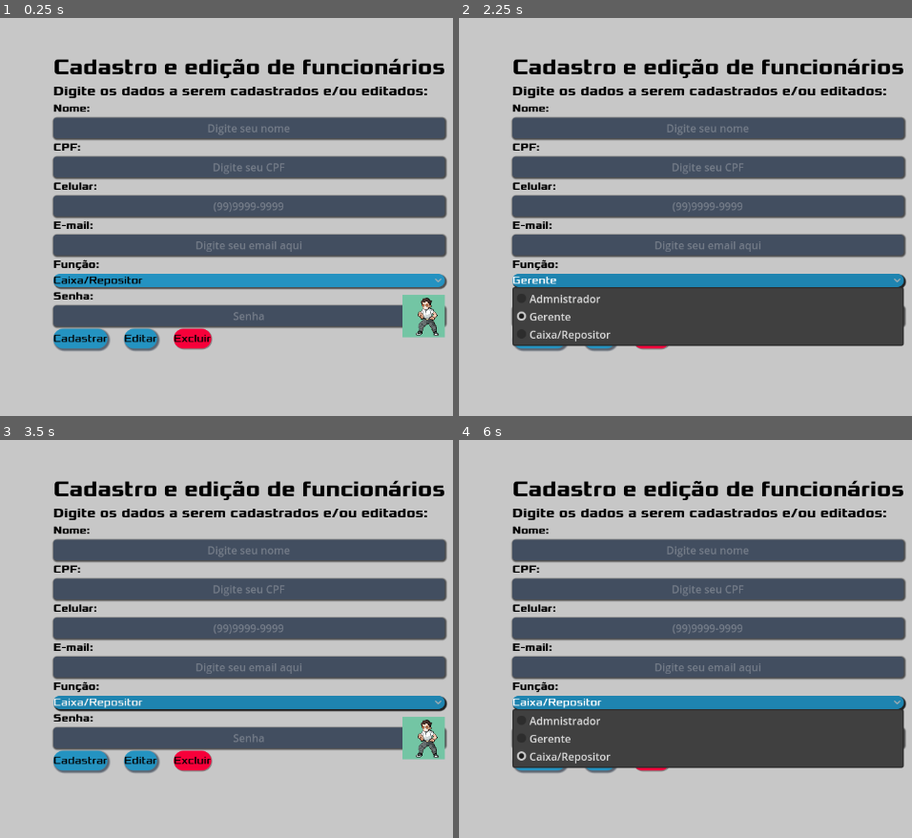
Above: before the commit, frames 1-4 (two rows, left to right).
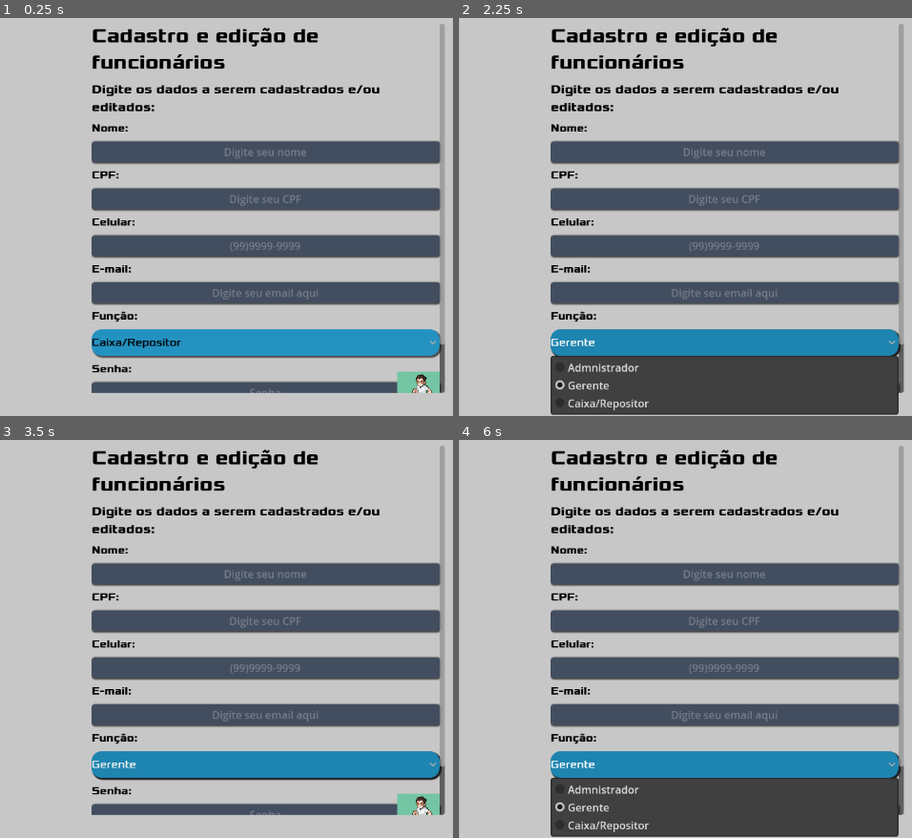
Above: after the commit, the same moments.

Repository: Jeday03/Sistema-De-Inventario-Modeladgem-De-Sistemas
Game: Godot game, scene res://Scenes/CadastroFuncionario.tscn
The game is run twice, just before and just after one commit, with the same random seed, the same clock (stepped at 60 frames per second) and the same inputs. This scene is started directly instead of the project's main scene.
Inputs (mouse positions are in pixels of both pictures, inside the frame that each line leads up to; where the layout moved, square brackets give the same spot in the first picture):
- Up to frame 1 (0.25 s): no input
- Up to frame 2 (2.25 s): click "Caixa/Repositor" at 0.5 s; click (875, 392) [884, 316] at 1.25 s; click "Gerente" at 2 s
- Up to frame 3 (3.5 s): click (81, 762) at 2.75 s, where only the run before the commit has a clickable "Cadastrar"
- Up to frame 4 (6 s): click (599, 762) at 3.5 s, where only the run before the commit has a clickable "Editar"; click (649, 762) at 4.25 s, where only the run before the commit has a clickable "Excluir"; click (536, 658) at 5 s, where only the run before the commit has a clickable "Tentar novamente"; click "Caixa/Repositor" (after the commit: "Gerente") at 5.75 s

The runs differ from the first frame. In frame 1, 43% of the frame differs, in the area x 11-99%, y 1-95%; in frame 2, 51%, in the area x 11-99%, y 1-100%; in frame 3, 43%; in frame 4, 51%.

Commit message:
Cadastro de funcionário

Diff:
--- a/stockmastergodot2/Scenes/CadastroFuncionario.tscn
+++ b/stockmastergodot2/Scenes/CadastroFuncionario.tscn
@@ -53,76 +53,82 @@
 
 [node name="MarginContainer2" type="MarginContainer" parent="HBoxContainer"]
 layout_mode = 2
-size_flags_horizontal = 6
-size_flags_vertical = 4
+size_flags_horizontal = 3
 theme_override_constants/margin_left = 20
-theme_override_constants/margin_top = 20
+theme_override_constants/margin_top = 55
 theme_override_constants/margin_right = 20
-theme_override_constants/margin_bottom = 20
-
-[node name="Formulario" type="VBoxContainer" parent="HBoxContainer/MarginContainer2"]
+theme_override_constants/margin_bottom = 35
+
+[node name="ScrollContainer" type="ScrollContainer" parent="HBoxContainer/MarginContainer2"]
+layout_mode = 2
+
+[node name="Formulario" type="VBoxContainer" parent="HBoxContainer/MarginContainer2/ScrollContainer"]
 layout_mode = 2
 size_flags_horizontal = 3
 theme = ExtResource("2_al0f7")
-
-[node name="Title" type="Label" parent="HBoxContainer/MarginContainer2/Formulario"]
-layout_mode = 2
-theme_override_colors/font_color = Color(0, 0, 0, 1)
-theme_override_font_sizes/font_size = 32
+theme_override_constants/separation = 10
+
+[node name="Title" type="Label" parent="HBoxContainer/MarginContainer2/ScrollContainer/Formulario"]
+layout_mode = 2
+theme_override_colors/font_color = Color(0, 0, 0, 1)
+theme_override_font_sizes/font_size = 30
 text = "Cadastro e edição de funcionários"
-
-[node name="Description" type="Label" parent="HBoxContainer/MarginContainer2/Formulario"]
-layout_mode = 2
-theme_override_colors/font_color = Color(0, 0, 0, 1)
-theme_override_font_sizes/font_size = 20
+autowrap_mode = 3
+
+[node name="Description" type="Label" parent="HBoxContainer/MarginContainer2/ScrollContainer/Formulario"]
+layout_mode = 2
+theme_override_colors/font_color = Color(0, 0, 0, 1)
+theme_override_font_sizes/font_size = 19
 text = "Digite os dados a serem cadastrados e/ou editados:"
-
-[node name="LabelNome" type="Label" parent="HBoxContainer/MarginContainer2/Formulario"]
+autowrap_mode = 3
+
+[node name="LabelNome" type="Label" parent="HBoxContainer/MarginContainer2/ScrollContainer/Formulario"]
 layout_mode = 2
 theme_override_colors/font_color = Color(0, 0, 0, 1)
 text = "Nome:"
 
-[node name="CampoNome" type="LineEdit" parent="HBoxContainer/MarginContainer2/Formulario"]
+[node name="CampoNome" type="LineEdit" parent="HBoxContainer/MarginContainer2/ScrollContainer/Formulario"]
 layout_mode = 2
 placeholder_text = "Digite seu nome"
 alignment = 1
 
-[node name="LabelCPF" type="Label" parent="HBoxContainer/MarginContainer2/Formulario"]
+[node name="LabelCPF" type="Label" parent="HBoxContainer/MarginContainer2/ScrollContainer/Formulario"]
 layout_mode = 2
 theme_override_colors/font_color = Color(0, 0, 0, 1)
 text = "CPF:"
 
-[node name="CampoCPF" type="LineEdit" parent="HBoxContainer/MarginContainer2/Formulario"]
+[node name="CampoCPF" type="LineEdit" parent="HBoxContainer/MarginContainer2/ScrollContainer/Formulario"]
 layout_mode = 2
 placeholder_text = "Digite seu CPF"
 alignment = 1
 
-[node name="LabelCel" type="Label" parent="HBoxContainer/MarginContainer2/Formulario"]
+[node name="LabelCel" type="Label" parent="HBoxContainer/MarginContainer2/ScrollContainer/Formulario"]
 layout_mode = 2
 theme_override_colors/font_color = Color(0, 0, 0, 1)
 text = "Celular:"
 
-[node name="CampoCel" type="LineEdit" parent="HBoxContainer/MarginContainer2/Formulario"]
+[node name="CampoCel" type="LineEdit" parent="HBoxContainer/MarginContainer2/ScrollContainer/Formulario"]
 layout_mode = 2
 placeholder_text = "(99)9999-9999"
 alignment = 1
 
-[node name="LabelEmail" type="Label" parent="HBoxContainer/MarginContainer2/Formulario"]
+[node name="LabelEmail" type="Label" parent="HBoxContainer/MarginContainer2/ScrollContainer/Formulario"]
 layout_mode = 2
 theme_override_colors/font_color = Color(0, 0, 0, 1)
 text = "E-mail:"
 
-[node name="CampoEmail" type="LineEdit" parent="HBoxContainer/MarginContainer2/Formulario"]
+[node name="CampoEmail" type="LineEdit" parent="HBoxContainer/MarginContainer2/ScrollContainer/Formulario"]
 layout_mode = 2
 placeholder_text = "Digite seu email aqui"
 alignment = 1
 
-[node name="LabelFunction" type="Label" parent="HBoxContainer/MarginContainer2/Formulario"]
+[node name="LabelFunction" type="Label" parent="HBoxContainer/MarginContainer2/ScrollContainer/Formulario"]
 layout_mode = 2
 theme_override_colors/font_color = Color(0, 0, 0, 1)
 text = "Função:"
 
-[node name="OptionButton" type="OptionButton" parent="HBoxContainer/MarginContainer2/Formulario"]
+[node name="OptionButton" type="OptionButton" parent="HBoxContainer/MarginContainer2/ScrollContainer/Formulario"]
+custom_minimum_size = Vector2(0, 40)
 layout_mode = 2
 selected = 2
 item_count = 3
@@ -133,17 +139,17 @@
 popup/item_2/text = "Caixa/Repositor"
 popup/item_2/id = 2
 
-[node name="LabelSenha" type="Label" parent="HBoxContainer/MarginContainer2/Formulario"]
+[node name="LabelSenha" type="Label" parent="HBoxContainer/MarginContainer2/ScrollContainer/Formulario"]
 layout_mode = 2
 theme_override_colors/font_color = Color(0, 0, 0, 1)
 text = "Senha: "
 
-[node name="CampoSenha" type="LineEdit" parent="HBoxContainer/MarginContainer2/Formulario"]
+[node name="CampoSenha" type="LineEdit" parent="HBoxContainer/MarginContainer2/ScrollContainer/Formulario"]
 layout_mode = 2
 placeholder_text = "Senha"
 alignment = 1
 
-[node name="Button" type="Button" parent="HBoxContainer/MarginContainer2/Formulario/CampoSenha"]
+[node name="Button" type="Button" parent="HBoxContainer/MarginContainer2/ScrollContainer/Formulario/CampoSenha"]
 layout_direction = 3
 layout_mode = 1
 anchors_preset = 4
@@ -155,23 +161,30 @@
 grow_vertical = 2
 theme = ExtResource("3_15m6i")
 
-[node name="HBoxContainer" type="HBoxContainer" parent="HBoxContainer/MarginContainer2/Formulario"]
+[node name="HBoxContainer" type="HBoxContainer" parent="HBoxContainer/MarginContainer2/ScrollContainer/Formulario"]
 custom_minimum_size = Vector2(0, 30)
 layout_mode = 2
 theme_override_constants/separation = 25
 
-[node name="Cadastrar" type="Button" parent="HBoxContainer/MarginContainer2/Formulario/HBoxContainer"]
+[node name="Cadastrar" type="Button" parent="HBoxContainer/MarginContainer2/ScrollContainer/Formulario/HBoxContainer"]
+custom_minimum_size = Vector2(100, 0)
 layout_mode = 2
 text = "Cadastrar"
 
-[node name="Editar" type="Button" parent="HBoxContainer/MarginContainer2/Formulario/HBoxContainer"]
+[node name="Editar" type="Button" parent="HBoxContainer/MarginContainer2/ScrollContainer/Formulario/HBoxContainer"]
+custom_minimum_size = Vector2(80, 0)
 layout_mode = 2
 text = "Editar"
 
-[node name="Remover" type="Button" parent="HBoxContainer/MarginContainer2/Formulario/HBoxContainer"]
+[node name="Remover" type="Button" parent="HBoxContainer/MarginContainer2/ScrollContainer/Formulario/HBoxContainer"]
+custom_minimum_size = Vector2(80, 0)
 layout_mode = 2
 theme = ExtResource("3_4jtm2")
 text = "Excluir"
+
+[node name="LabelFunction2" type="Label" parent="HBoxContainer/MarginContainer2/ScrollContainer/Formulario"]
+layout_mode = 2
+theme_override_colors/font_color = Color(0, 0, 0, 1)
 
 [node name="HTTPRequest" type="HTTPRequest" parent="."]
 
@@ -190,8 +203,8 @@
 
 [node name="HTTPRequest2" type="HTTPRequest" parent="."]
 
-[connection signal="pressed" from="HBoxContainer/MarginContainer2/Formulario/HBoxContainer/Cadastrar" to="." method="_on_cadastrar_pressed"]
-[connection signal="pressed" from="HBoxContainer/MarginContainer2/Formulario/HBoxContainer/Editar" to="." method="_on_editar_pressed"]
-[connection signal="pressed" from="HBoxContainer/MarginContainer2/Formulario/HBoxContainer/Remover" to="." method="_on_remover_pressed"]
+[connection signal="pressed" from="HBoxContainer/MarginContainer2/ScrollContainer/Formulario/HBoxContainer/Cadastrar" to="." method="_on_cadastrar_pressed"]
+[connection signal="pressed" from="HBoxContainer/MarginContainer2/ScrollContainer/Formulario/HBoxContainer/Editar" to="." method="_on_editar_pressed"]
+[connection signal="pressed" from="HBoxContainer/MarginContainer2/ScrollContainer/Formulario/HBoxContainer/Remover" to="." method="_on_remover_pressed"]
 [connection signal="request_completed" from="HTTPRequest" to="." method="_on_http_request_request_completed"]
 [connection signal="request_completed" from="HTTPRequest2" to="." method="_on_http_request_2_request_completed"]
--- a/stockmastergodot2/Scripts/CadastroFuncionarioScript.gd
+++ b/stockmastergodot2/Scripts/CadastroFuncionarioScript.gd
@@ -35,12 +35,12 @@
 	novo.pai = self as CadastroFuncionario
 	novo.setup(t, funcionario)
 
-@onready var campo_nome: LineEdit = $HBoxContainer/MarginContainer2/Formulario/CampoNome
-@onready var campo_cpf: LineEdit = $HBoxContainer/MarginContainer2/Formulario/CampoCPF
-@onready var campo_cel: LineEdit = $HBoxContainer/MarginContainer2/Formulario/CampoCel
-@onready var campo_email: LineEdit = $HBoxContainer/MarginContainer2/Formulario/CampoEmail
-@onready var option_button: OptionButton = $HBoxContainer/MarginContainer2/Formulario/OptionButton
-@onready var campo_senha: LineEdit = $HBoxContainer/MarginContainer2/Formulario/CampoSenha
+@onready var campo_nome: LineEdit = $HBoxContainer/MarginContainer2/ScrollContainer/Formulario/CampoNome
+@onready var campo_cpf: LineEdit = $HBoxContainer/MarginContainer2/ScrollContainer/Formulario/CampoCPF
+@onready var campo_cel: LineEdit = $HBoxContainer/MarginContainer2/ScrollContainer/Formulario/CampoCel
+@onready var campo_email: LineEdit = $HBoxContainer/MarginContainer2/ScrollContainer/Formulario/CampoEmail
+@onready var option_button: OptionButton = $HBoxContainer/MarginContainer2/ScrollContainer/Formulario/OptionButton
+@onready var campo_senha: LineEdit = $HBoxContainer/MarginContainer2/ScrollContainer/Formulario/CampoSenha
 @onready var http_request: HTTPRequest = $HTTPRequest
 
 @onready var accept_dialog: AcceptDialog = $AcceptDialog
